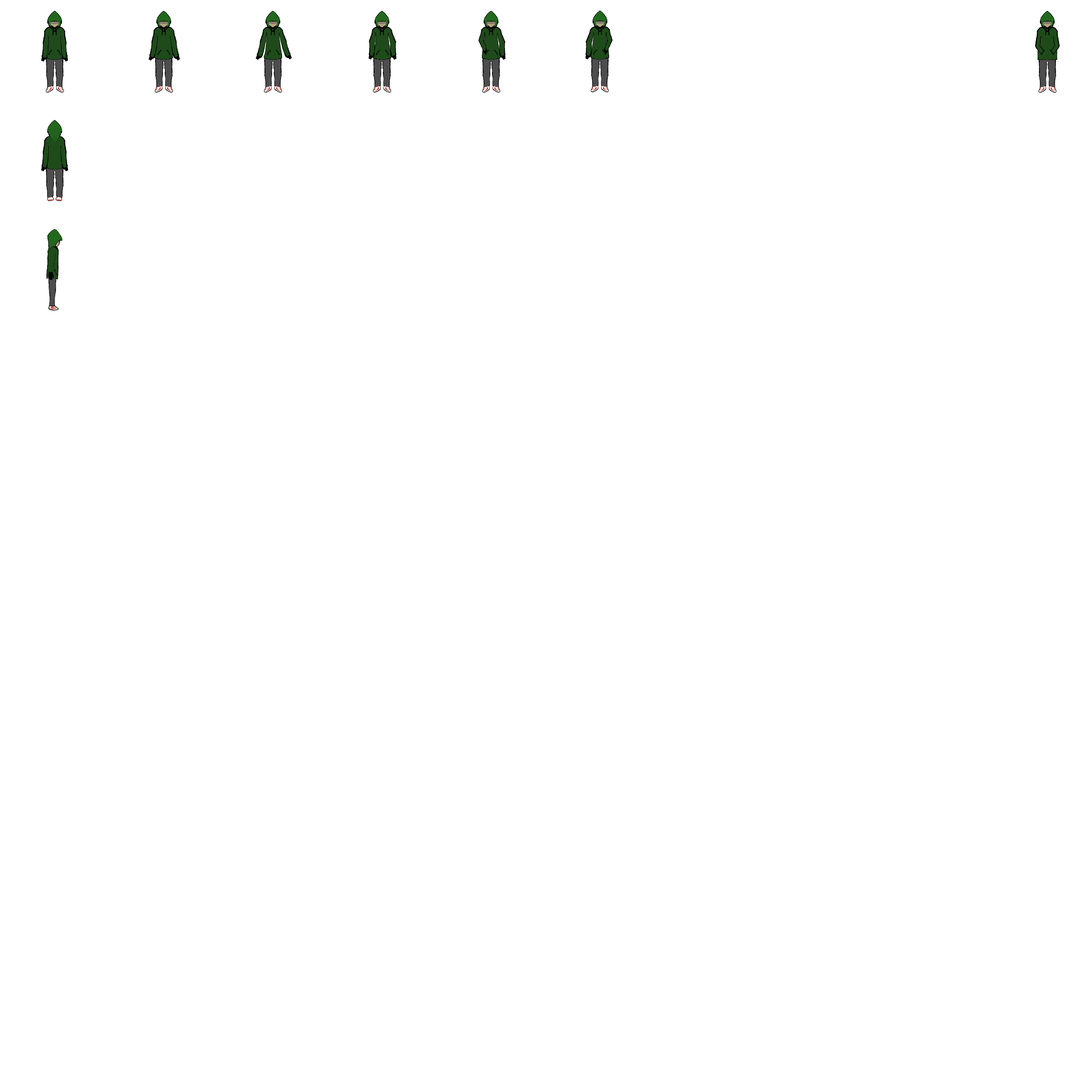
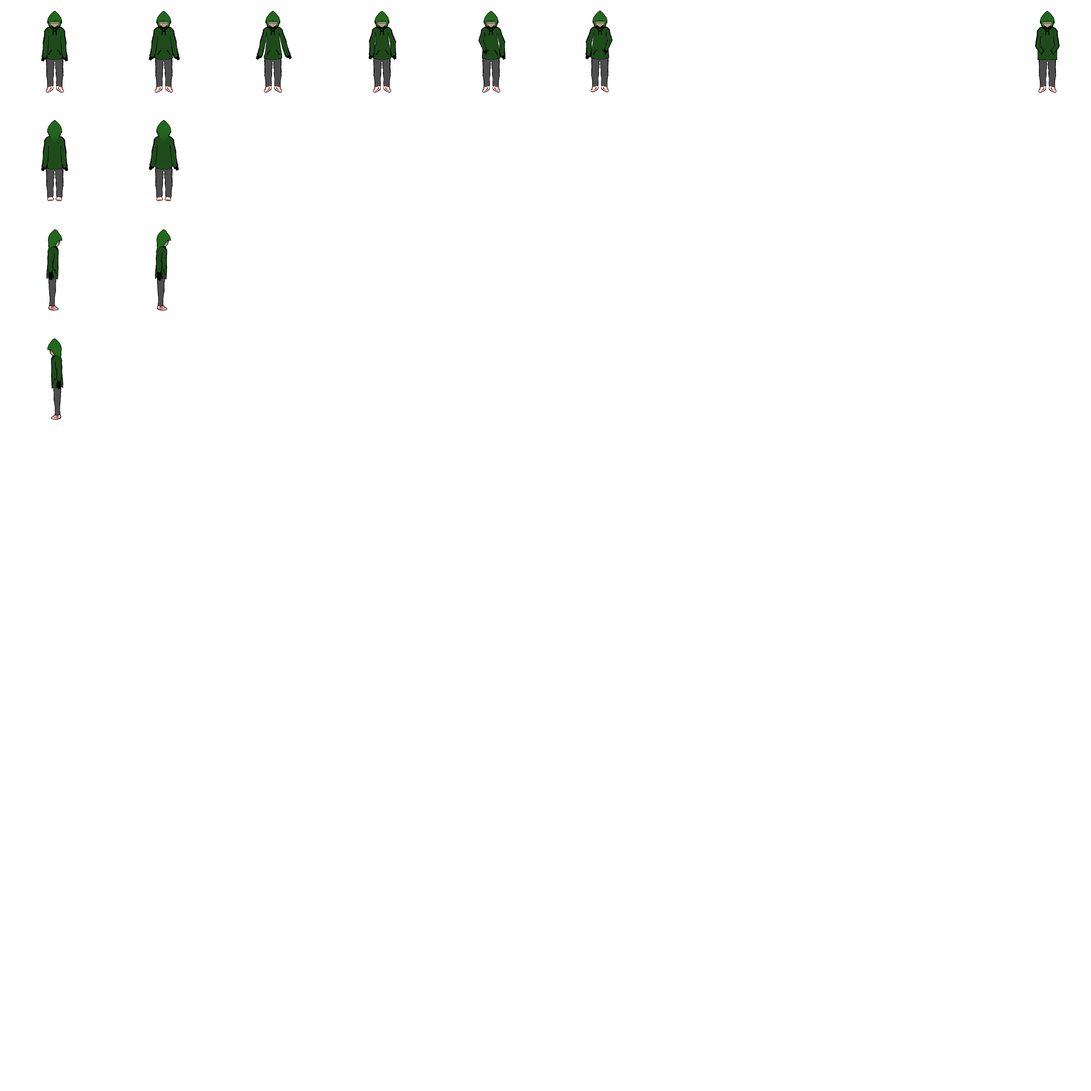
Before/after of a 1091 x 1091 layered artwork. What changed in the layer stack:
added layer "4,1" above "3,2" over <box>47,338,64,421</box>
added layer "3,2" above "3,1" over <box>154,229,172,312</box>
painted on "3,1" over <box>47,157,180,312</box>
added layer "2,2" above "2,1" over <box>47,120,180,251</box>
painted on "2,1" over <box>49,229,59,233</box>
painted on "1,1" over <box>47,120,180,312</box>
